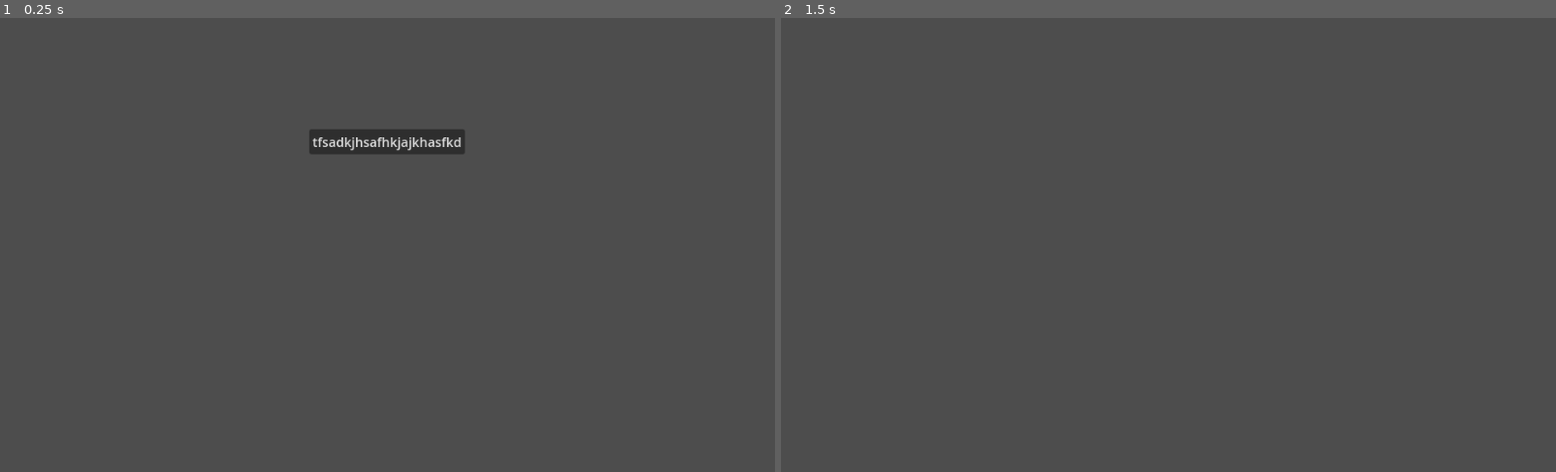
Above: before the commit, frames 1-2 (left to right).
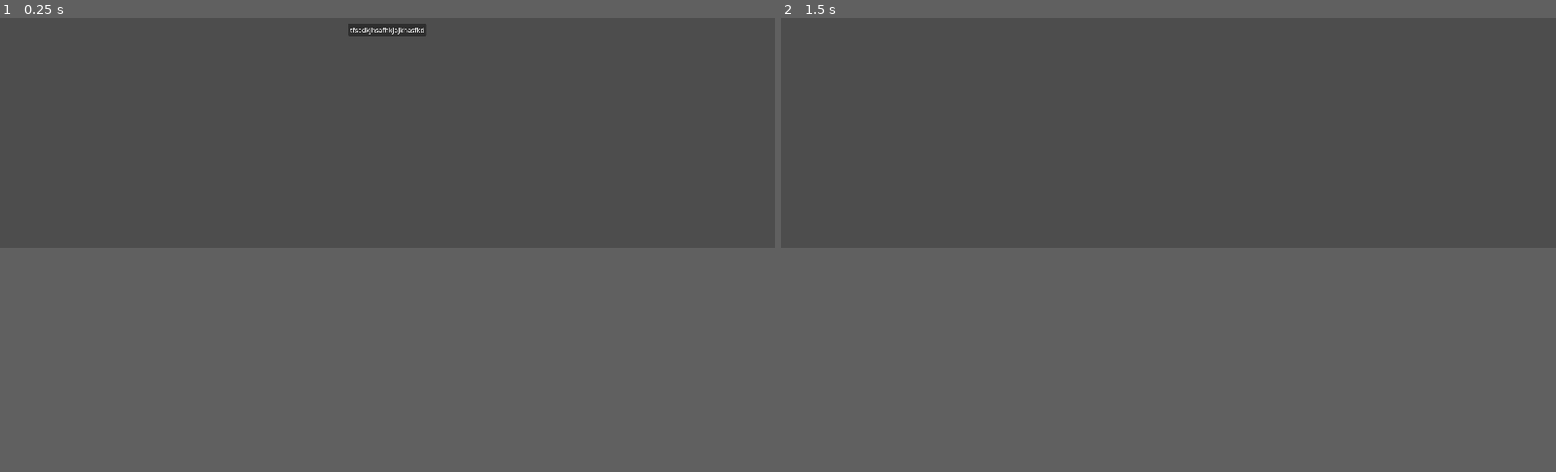
Above: after the commit, the same moments.

Repository: christianmz565/UnityHatersJam
Game: Godot game, scene res://Scenes/Main/Global.tscn
The game is run twice, just before and just after one commit, with the same random seed, the same clock (stepped at 60 frames per second) and the same inputs.
Inputs (mouse positions are in pixels of both pictures, inside the frame that each line leads up to):
- Up to frame 1 (0.25 s): no input
- Up to frame 2 (1.5 s): click "tfsadkjhsafhkjajkhasfkd" at 0.5 s; tap Enter at 1.25 s; move the mouse to (1339, 108) at 1.27 s; press the mouse at (1339, 108) at 1.28 s; hold D (move_right) from 1.28 s (still down)
In our replay, the window is 799x680 before the commit and 799x449 after it. These sizes can differ from the game's own. Grey fills any space a smaller window leaves; there, only what the larger window draws over its background counts as a difference.

The runs differ from the first frame. In frame 1, 1.2% of the frame differs, in the area x 39-60%, y 1-30%; in frame 2, only the window size differs.

Commit message:
implementing moving camera mechanic

Diff:
--- a/proyecto/Scenes/Character/player.gd
+++ b/proyecto/Scenes/Character/player.gd
@@ -3,8 +3,7 @@
 @export var speed: float = 400.0
 
 func _physics_process(_delta: float) -> void:
-	# Get the input direction and handle the movement/deceleration.
-	# As good practice, you should replace UI actions with custom gameplay actions.
+	# Gets input direction
 	var direction := GameInput.process_input();
 	if direction != Vector2.ZERO:
 		velocity = direction * speed
--- /dev/null
+++ b/proyecto/Scenes/Map/map.gd
@@ -0,0 +1,23 @@
+extends Node2D
+
+@onready var camera: Camera2D = $Camera2D
+@onready var player: CharacterBody2D = $Player
+@onready var line: Line2D = $Line2D
+
+var max_camera_x: float = 0.0
+@export var camera_speed: float = 100.0
+
+func _ready() -> void:
+	max_camera_x = camera.global_position.x
+
+func _process(delta: float) -> void:
+	if player:
+		# Camera mid point
+
+
+		var camera_mid_x = camera.global_position.x ;
+		line.global_position.x = camera.global_position.x
+
+
+		if player.global_position.x > camera_mid_x:
+			camera.global_position.x += camera_speed * delta;
--- /dev/null
+++ b/proyecto/Scenes/Map/map.tscn
@@ -0,0 +1,27 @@
+[gd_scene load_steps=4 format=3 uid="uid://c82e3a3mqgkqo"]
+
+[ext_resource type="Script" path="res://Scenes/Map/map.gd" id="1_xur85"]
+[ext_resource type="PackedScene" uid="uid://dafh5lcpxil72" path="res://Scenes/Character/player.tscn" id="2_mwg05"]
+
+[sub_resource type="CanvasTexture" id="CanvasTexture_daq6t"]
+
+[node name="Map" type="Node2D"]
+script = ExtResource("1_xur85")
+
+[node name="Camera2D" type="Camera2D" parent="."]
+
+[node name="Player" parent="." instance=ExtResource("2_mwg05")]
+z_index = 1
+position = Vector2(-744, 0)
+
+[node name="TextureRect" type="TextureRect" parent="."]
+offset_left = -968.0
+offset_top = -552.0
+offset_right = 952.0
+offset_bottom = 536.0
+texture = SubResource("CanvasTexture_daq6t")
+
+[node name="Line2D" type="Line2D" parent="."]
+points = PackedVector2Array(0, -536, 0, 0)
+width = 20.0
+default_color = Color(1, 0, 0, 1)
--- a/proyecto/project.godot
+++ b/proyecto/project.godot
@@ -23,8 +23,6 @@
 
 window/size/viewport_width=1920
 window/size/viewport_height=1080
-window/size/window_width_override=960
-window/size/window_height_override=816
 
 [input]
 
